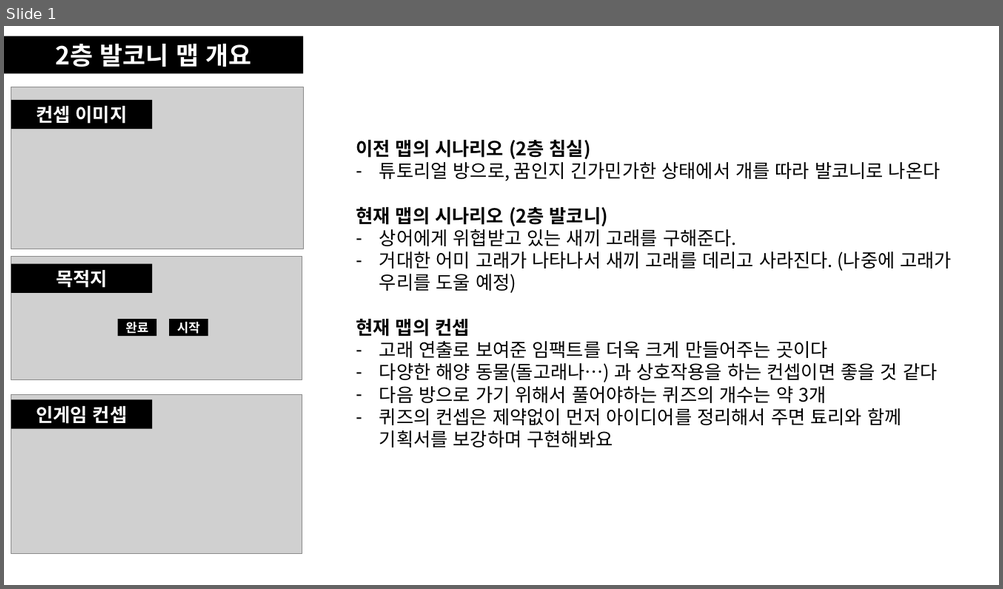
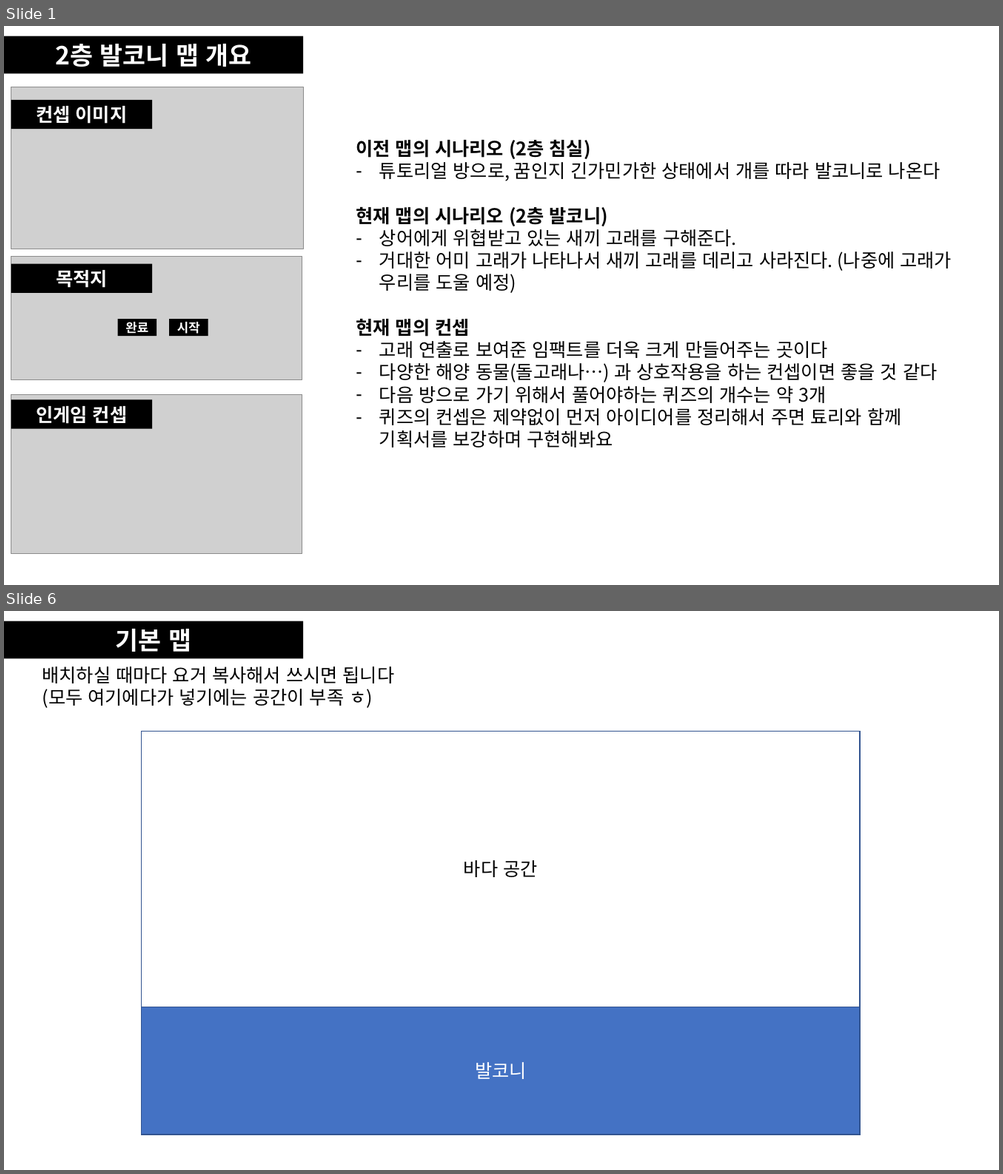
Before and after one commit to khc1201/RoomEscape, a slide deck: Dream/Build/씬 기획.pptx. Shown one above the other, each under a label of ours: slide 1 before the commit, slides 1 and 6 after it; the slides between them are not shown. The pictures are 1003x589 and 1003x1174 pixels, drawn with LibreOffice and Linux fonts; fonts in the diff are those of the drawing; grey boxes stand for pictures. Boxes give left, top, right and bottom in pixels: in the first picture for what was removed or moved away, otherwise in the second. Text is boxed around its words. In the diff, an @@ line names an element or a change of style, - is before the commit and + after.

```diff
--- a/Dream/Build/씬 기획.pptx
+++ b/Dream/Build/씬 기획.pptx
@@ slide 6 added at <box>4,611,999,1170</box>, background #FFFFFF @@
@@ rectangle added at <box>4,621,303,659</box>, fill #000000, 24 pt, text #FFFFFF, bold @@
+기본 맵
@@ text added at <box>42,667,395,708</box>, 18 pt, text #000000 @@
+배치하실 때마다 요거 복사해서 쓰시면 됩니다
+(모두 여기에다가 넣기에는 공간이 부족 ㅎ)
@@ rectangle added at <box>142,731,859,1007</box>, fill #FFFFFF, outline #325491 1 pt, 18 pt, text #000000 @@
+바다 공간
@@ rectangle added at <box>142,1007,859,1135</box>, fill #4472C4, outline #325491 1 pt, 18 pt, text #FFFFFF @@
+발코니
```
Also in this commit, not shown: 2 slides changed, 6 other slides added, 2 slides removed, 36 other files.
